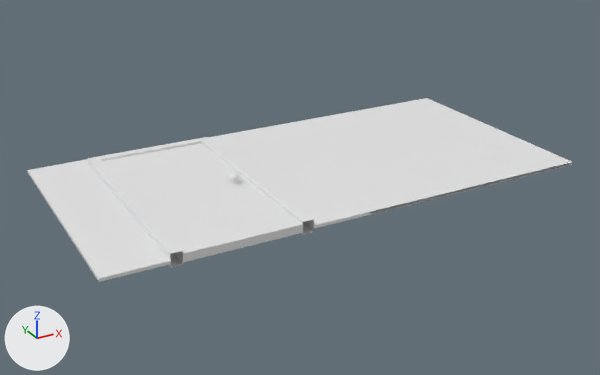
An edit to the FBX model Space_Horror_VR/Assets/Art/3D/Hospital.fbx, drawn before and after from the same camera.
Before and after are seen from a 50 mm lens placed at (-2.07, -5.53, 2.58), pointed at (0.94, -0.05, -0.16). Lighting does not change. The marker at lower left points along +X, +Y and +Z.
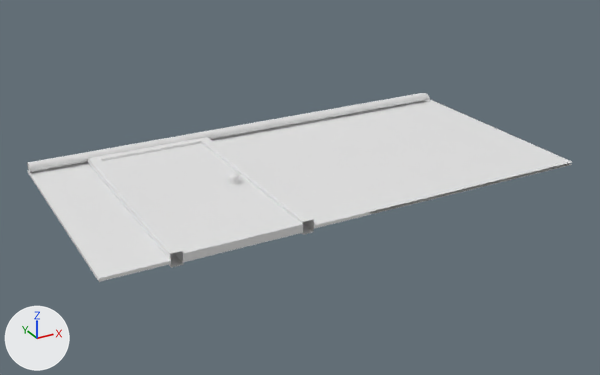
Location of each change, (x1, y1, x2, y2) in pixels of the pictures (600 x 375 px):
'Pipe', added: after (27, 123, 255, 172)
'Pipe2', added: after (254, 93, 430, 131)

Edits to the bpy script that builds the scene:
```text
Add mat_tt_checker_512x512_uv_grid:
    mat_tt_checker_512x512_uv_grid = principled_material('TT_checker_512x512_UV_GRID')
    mat_tt_checker_512x512_uv_grid.base_color = (0.8, 0.8, 0.8)  # white #e7e7e7
Add me_beziercurve:
    me_beziercurve.from_pydata(...)  # 36 vertices, 24 faces; spans x -1.0..1.0, y -0.04..0.04, z -0.04..0.04
    me_beziercurve.materials.append(mat_tt_checker_512x512_uv_grid)  # its picture is missing
Add me_beziercurve_001:
    me_beziercurve_001.from_pydata(...)  # 144 vertices, 132 faces; spans x -1.74..0.24, y -0.04..0.04, z -0.04..0.06
    me_beziercurve_001.materials.append(mat_tt_checker_512x512_uv_grid)  # its picture is missing
Add ob_pipe:
    ob_pipe = bpy.data.objects.new('Pipe', me_beziercurve)
    ob_pipe.location = (0.0, 0.932, 0.048)
Add ob_pipe2:
    ob_pipe2 = bpy.data.objects.new('Pipe2', me_beziercurve_001)
    ob_pipe2.location = (2.737, 0.932, 0.031)
```
